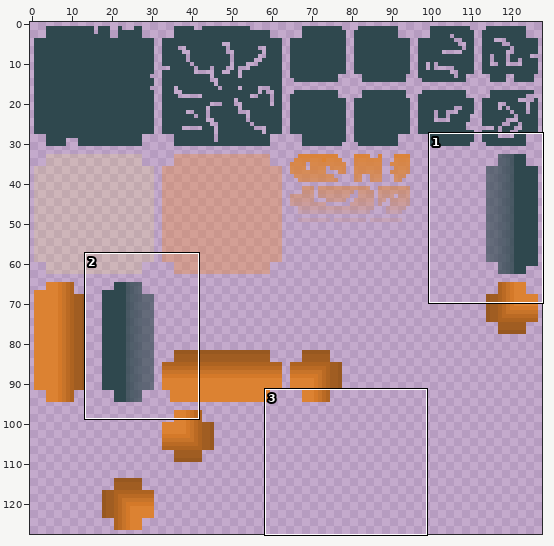
Edited in one commit: sprite sheet (assets/map.png). The picture above shows the old version from afar; the outline marks the close-up.
Close-up. Before the commit:
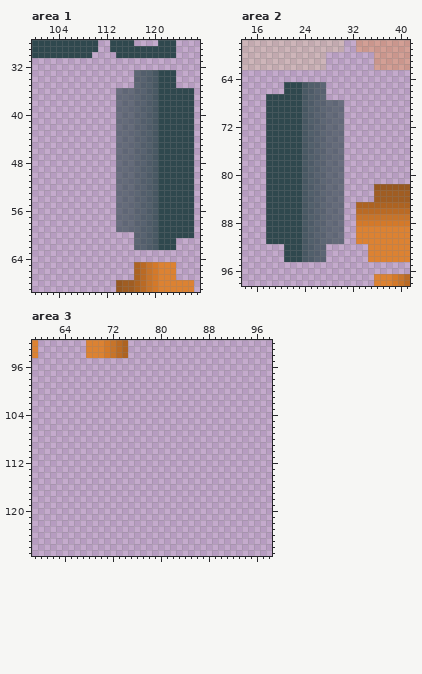
The file is 128x128 pixels. Pixels under 10% opacity are left out. Colours within 5 levels of each other are drawn and written as one. Shown: area 1: x 100..127, y 28..69; area 2: x 14..41, y 58..98; area 3: x 59..98, y 92..127.
The same view after the edit:
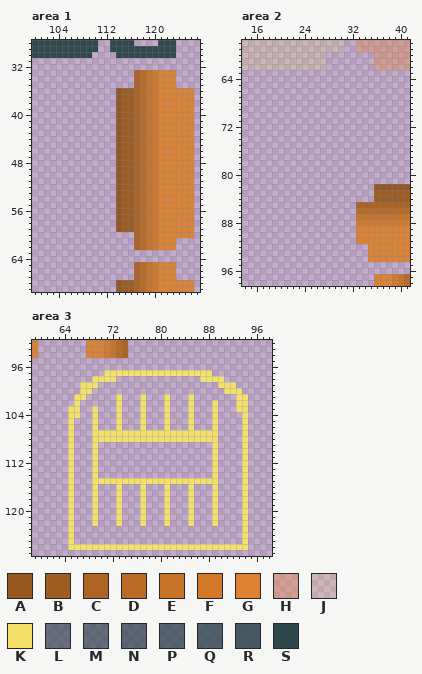
Palette (. is transparent): A #975820  B #a05d22  C #ad6321  D #ba6a24  E #c7742a  F #d47929  G #dc8232  H #ef8b305a  J #f5e06a32  K #f5e06a  L #2f484e9c  M #2f484ea5  N #2f484eb2  P #2f484ebb  Q #2f484ec4  R #2f484ed2  S #2f484e
The edit:
Changed rows in their new state; - is an unchanged pixel.
Area 1:
first column x 114:
33 ---CDEFGGG---
34 ---CDEFGGG---
35 ---CDEFGGG---
36 ABBCDEFGGGGGG
37 ABBCDEFGGGGGG
38 ABBCDEFGGGGGG
39 ABBCDEFGGGGGG
40 ABBCDEFGGGGGG
41 ABBCDEFGGGGGG
42 ABBCDEFGGGGGG
43 ABBCDEFGGGGGG
44 ABBCDEFGGGGGG
45 ABBCDEFGGGGGG
46 ABBCDEFGGGGGG
47 ABBCDEFGGGGGG
48 ABBCDEFGGGGGG
49 ABBCDEFGGGGGG
50 ABBCDEFGGGGGG
51 ABBCDEFGGGGGG
52 ABBCDEFGGGGGG
53 ABBCDEFGGGGGG
54 ABBCDEFGGGGGG
55 ABBCDEFGGGGGG
56 ABBCDEFGGGGGG
57 ABBCDEFGGGGGG
58 ABBCDEFGGGGGG
59 ABBCDEFGGGGGG
60 ---CDEFGGGGGG
61 ---CDEFGGG---
62 ---CDEFGGG---
Area 2:
first column x 18:
65 ---.......---
66 ---.......---
67 ..........---
68 .............
69 .............
70 .............
71 .............
72 .............
73 .............
74 .............
75 .............
76 .............
77 .............
78 .............
79 .............
80 .............
81 .............
82 .............
83 .............
84 .............
85 .............
86 .............
87 .............
88 .............
89 .............
90 .............
91 .............
92 ---.......---
93 ---.......---
94 ---.......---
Area 3:
first column x 65:
 97 ------KKKKKKKKKKKKKKKKKK------
 98 ----KKKK--------------KKKK----
 99 --KKK--------------------KKK--
100 --KK----------------------KKK-
101 -KK-----K---K---K---K-------KK
102 -K------K---K---K---K---K---KK
103 KK--K---K---K---K---K---K---KK
104 KK--K---K---K---K---K---K----K
105 K---K---K---K---K---K---K----K
106 K---K---K---K---K---K---K----K
107 K---KKKKKKKKKKKKKKKKKKKKK----K
108 K---KKKKKKKKKKKKKKKKKKKKK----K
109 K---K-------------------K----K
110 K---K-------------------K----K
111 K---K-------------------K----K
112 K---K-------------------K----K
113 K---K-------------------K----K
114 K---K-------------------K----K
115 K---KKKKKKKKKKKKKKKKKKKKK----K
116 K---K---K---K---K---K---K----K
117 K---K---K---K---K---K---K----K
118 K---K---K---K---K---K---K----K
119 K---K---K---K---K---K---K----K
120 K---K---K---K---K---K---K----K
121 K---K---K---K---K---K---K----K
122 K---K---K---K---K---K---K----K
123 K----------------------------K
124 K----------------------------K
125 K----------------------------K
126 KKKKKKKKKKKKKKKKKKKKKKKKKKKKKK
